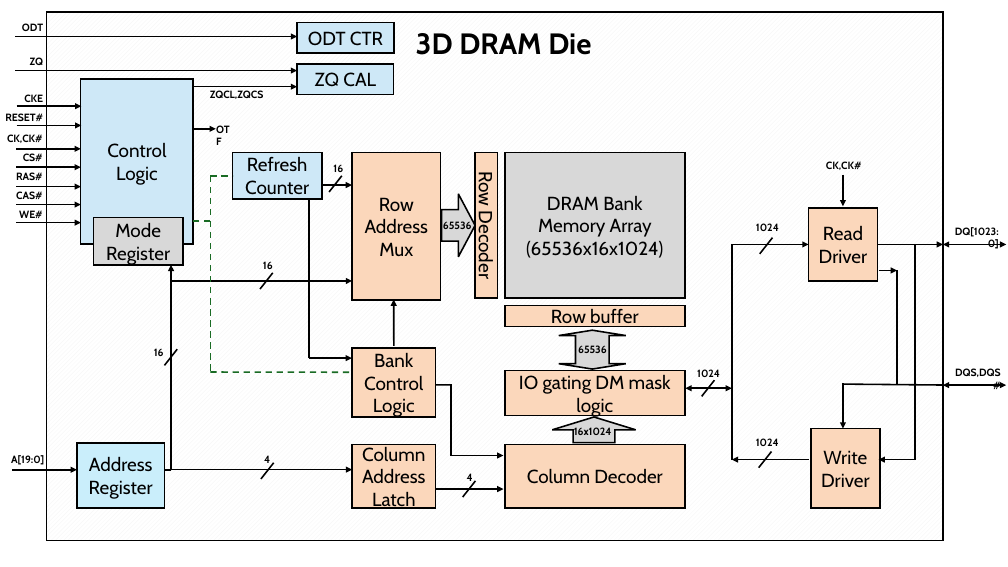
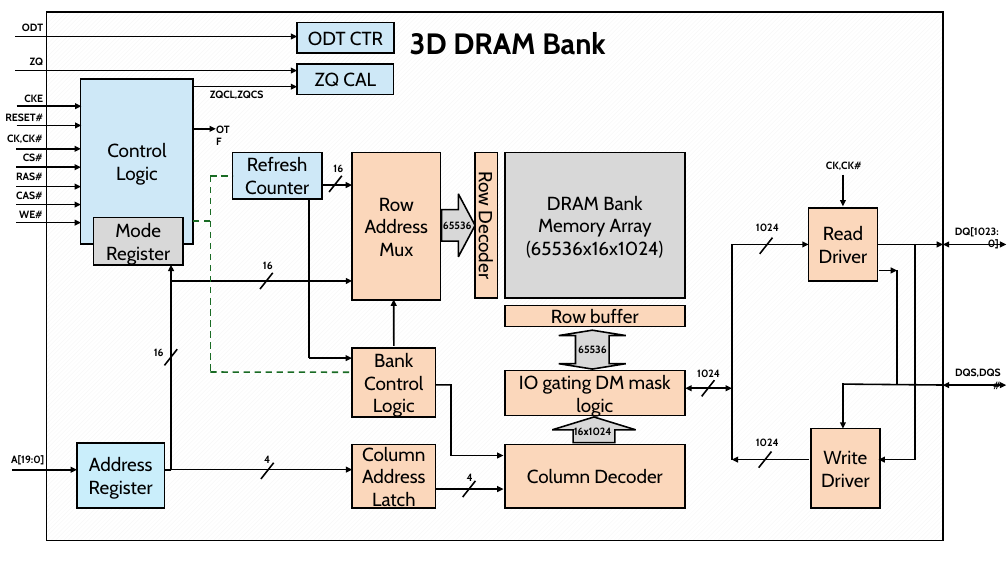
Before and after one commit to ph1223/Dram_controller, a slide deck: slide 7 of DRAM_System_Analysis/WUPR_Architecture_Graph.pptx. Drawn at 1008x567 pixels with LibreOffice and Linux fonts; fonts in the diff are those of the drawing. Boxes give left, top, right and bottom in pixels: in the first picture for what was removed or moved away, otherwise in the second. Text is boxed around its words. In the diff, an @@ line names an element or a change of style, - is before the commit and + after.

```diff
--- a/DRAM_System_Analysis/WUPR_Architecture_Graph.pptx
+++ b/DRAM_System_Analysis/WUPR_Architecture_Graph.pptx
@@ text at <box>410,32,605,55</box>: text changed @@
-3D DRAM Die
+3D DRAM Bank
```
Also in this commit, not shown: 1 other slide changed, 1 slide removed, 15 other files.
